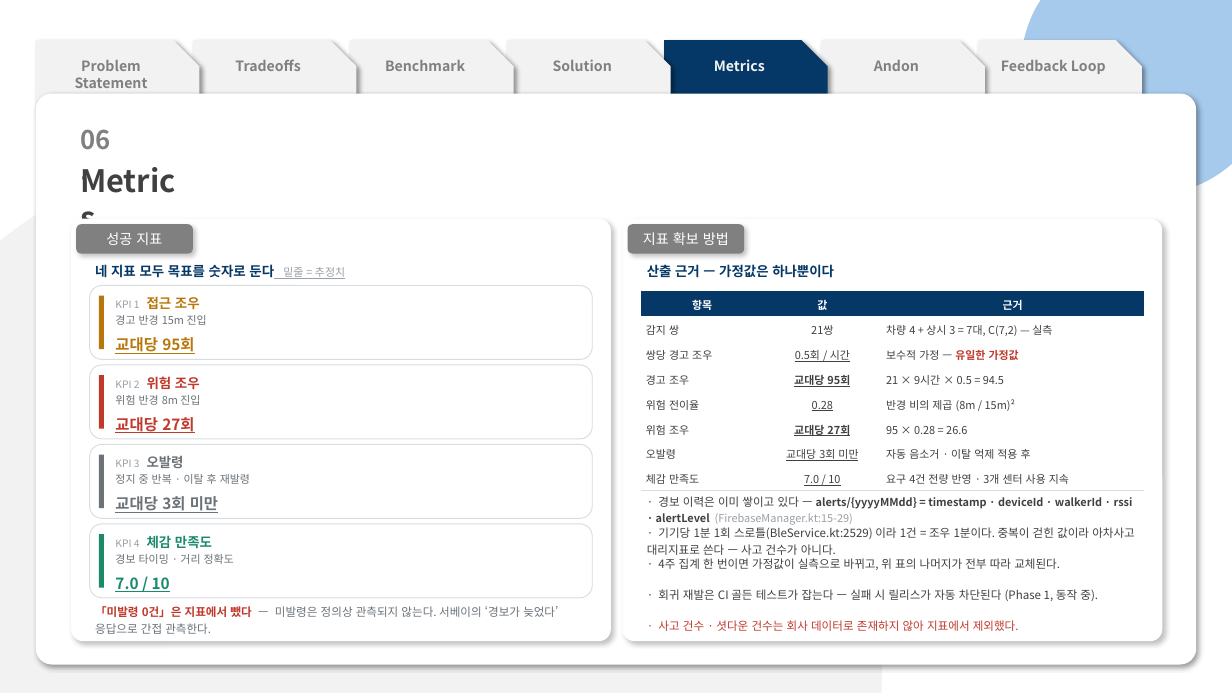
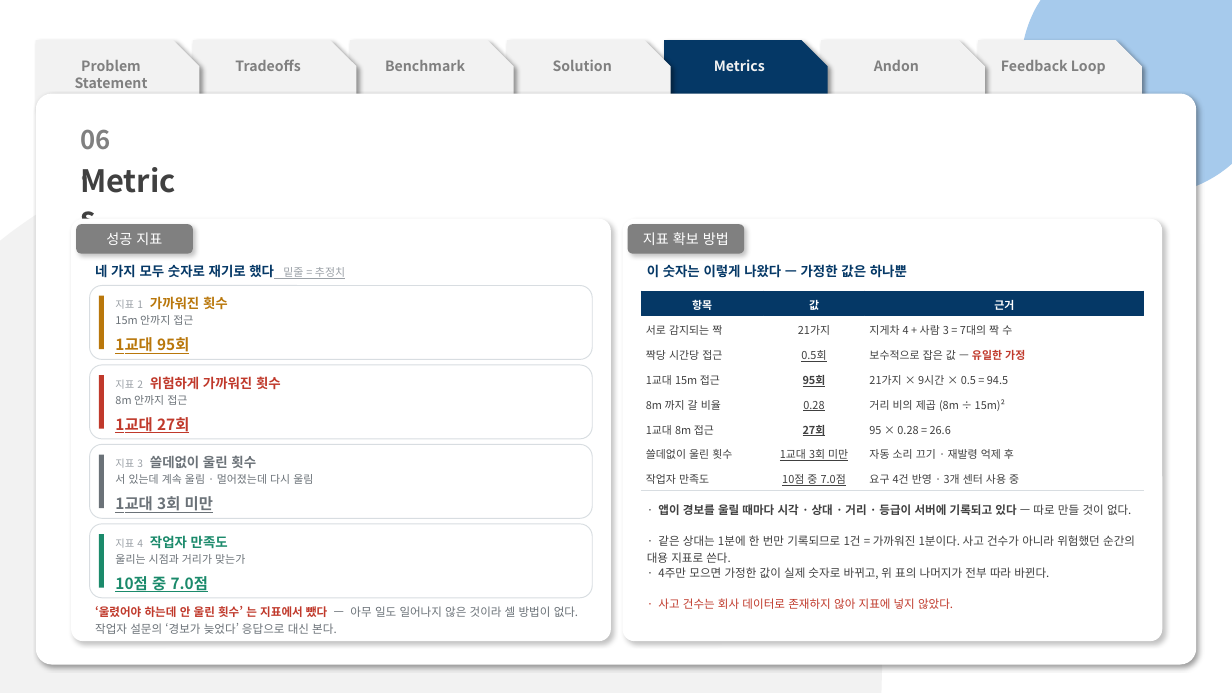
Before and after one commit to pslymzero-cyber/SafeAlert, a slide deck: slide 12 of docs/presentation/contest/SafeAlert_CouSolve_Contest.pptx. Drawn at 1232x693 pixels with LibreOffice and Linux fonts; fonts in the diff are those of the drawing. Boxes give left, top, right and bottom in pixels: in the first picture for what was removed or moved away, otherwise in the second. Text is boxed around its words. In the diff, an @@ line names an element or a change of style, - is before the commit and + after.

```diff
--- a/docs/presentation/contest/SafeAlert_CouSolve_Contest.pptx
+++ b/docs/presentation/contest/SafeAlert_CouSolve_Contest.pptx
@@ text at (x1=95, y1=264, x2=345, y2=279): text changed @@
-네 지표 모두 목표를 숫자로 둔다 밑줄 = 추정치
+네 가지 모두 숫자로 재기로 했다 밑줄 = 추정치
@@ text at (x1=647, y1=264, x2=907, y2=278): text changed @@
-산출 근거 — 가정값은 하나뿐이다
+이 숫자는 이렇게 나왔다 — 가정한 값은 하나뿐
@@ text at (x1=115, y1=296, x2=228, y2=310): text changed; size 8 to 10.5 pt; text colour #9AA0A6 to #B9770B; bold on @@
-KPI 1 접근 조우
+지표 1 가까워진 횟수
@@ table at (x1=641, y1=291, x2=1144, y2=491) @@
-row 2: 감지 쌍 | 21쌍 | 차량 4 + 상시 3 = 7대, C(7,2) — 실측
+row 2: 서로 감지되는 짝 | 21가지 | 지게차 4 + 사람 3 = 7대의 짝 수
-row 3: 쌍당 경고 조우 | 0.5회 / 시간 | 보수적 가정 — 유일한 가정값
+row 3: 짝당 시간당 접근 | 0.5회 | 보수적으로 잡은 값 — 유일한 가정
-row 4: 경고 조우 | 교대당 95회 | 21 × 9시간 × 0.5 = 94.5
+row 4: 1교대 15m 접근 | 95회 | 21가지 × 9시간 × 0.5 = 94.5
-row 5, column 1: 위험 전이율
+row 5, column 1: 8m 까지 갈 비율
-row 5, column 3: 반경 비의 제곱 (8m / 15m)²
+row 5, column 3: 거리 비의 제곱 (8m ÷ 15m)²
-row 6, column 1: 위험 조우
+row 6, column 1: 1교대 8m 접근
-row 6, column 2: 교대당 27회
+row 6, column 2: 27회
-row 7: 오발령 | 교대당 3회 미만 | 자동 음소거 · 이탈 억제 적용 후
+row 7: 쓸데없이 울린 횟수 | 1교대 3회 미만 | 자동 소리 끄기 · 재발령 억제 후
-row 8: 체감 만족도 | 7.0 / 10 | 요구 4건 전량 반영 · 3개 센터 사용 지속
+row 8: 작업자 만족도 | 10점 중 7.0점 | 요구 4건 반영 · 3개 센터 사용 중
@@ text at (x1=115, y1=315, x2=193, y2=325): text changed @@
-경고 반경 15m 진입
+15m 안까지 접근
@@ text at (x1=115, y1=337, x2=189, y2=354): text changed @@
-교대당 95회
+1교대 95회
@@ text at (x1=115, y1=376, x2=281, y2=390): text changed; size 8 to 10.5 pt; text colour #9AA0A6 to #C0392B; bold on @@
-KPI 2 위험 조우
+지표 2 위험하게 가까워진 횟수
@@ text at (x1=115, y1=417, x2=189, y2=433): text changed @@
-교대당 27회
+1교대 27회
@@ text at (x1=115, y1=395, x2=187, y2=405): text changed @@
-위험 반경 8m 진입
+8m 안까지 접근
@@ text at (x1=115, y1=455, x2=256, y2=468): text changed; size 8 to 10.5 pt; text colour #9AA0A6 to #6B7278; bold on @@
-KPI 3 오발령
+지표 3 쓸데없이 울린 횟수
@@ text at (x1=115, y1=474, x2=313, y2=484): text changed @@
-정지 중 반복 · 이탈 후 재발령
+서 있는데 계속 울림 · 멀어졌는데 다시 울림
@@ text at (x1=115, y1=496, x2=213, y2=513): text changed @@
-교대당 3회 미만
+1교대 3회 미만
@@ text at (x1=658, y1=504, x2=1131, y2=515): text changed; size 8.5 to 9 pt @@
-· 경보 이력은 이미 쌓이고 있다 — alerts/{yyyyMMdd} = timestamp · deviceId · walkerId · rssi · alertLevel (FirebaseManager.kt:15-29)
+· 앱이 경보를 울릴 때마다 시각 · 상대 · 거리 · 등급이 서버에 기록되고 있다 — 따로 만들 것이 없다.
@@ text at (x1=115, y1=535, x2=228, y2=549): text changed @@
-KPI 4 체감 만족도
+지표 4 작업자 만족도
@@ text at (x1=647, y1=535, x2=1135, y2=563): text changed @@
-· 기기당 1분 1회 스로틀(BleService.kt:2529) 이라 1건 = 조우 1분이다. 중복이 걷힌 값이라 아차사고 대리지표로 쓴다 — 사고 건수가 아니다.
+· 같은 상대는 1분에 한 번만 기록되므로 1건 = 가까워진 1분이다. 사고 건수가 아니라 위험했던 순간의 대용 지표로 쓴다.
@@ text at (x1=115, y1=554, x2=245, y2=564): text changed @@
-경보 타이밍 · 거리 정확도
+울리는 시점과 거리가 맞는가
@@ text at (x1=658, y1=567, x2=1049, y2=579): text changed @@
-· 4주 집계 한 번이면 가정값이 실측으로 바뀌고, 위 표의 나머지가 전부 따라 교체된다.
+· 4주만 모으면 가정한 값이 실제 숫자로 바뀌고, 위 표의 나머지가 전부 따라 바뀐다.
@@ text at (x1=115, y1=573, x2=208, y2=593): text changed @@
-7.0 / 10
+10점 중 7.0점
@@ text at (x1=658, y1=598, x2=953, y2=609): text changed @@
-· 사고 건수 · 셧다운 건수는 회사 데이터로 존재하지 않아 지표에서 제외했다.
+· 사고 건수는 회사 데이터로 존재하지 않아 지표에 넣지 않았다.
@@ text removed at (x1=658, y1=589, x2=1098, y2=601) @@
-· 회귀 재발은 CI 골든 테스트가 잡는다 — 실패 시 릴리스가 자동 차단된다 (Phase 1, 동작 중).
@@ text at (x1=95, y1=606, x2=578, y2=634): text changed @@
-「미발령 0건」은 지표에서 뺐다 — 미발령은 정의상 관측되지 않는다. 서베이의 ‘경보가 늦었다’ 응답으로 간접 관측한다.
+‘울렸어야 하는데 안 울린 횟수’ 는 지표에서 뺐다 — 아무 일도 일어나지 않은 것이라 셀 방법이 없다. 작업자 설문의 ‘경보가 늦었다’ 응답으로 대신 본다.
```
Also in this commit, not shown: 13 other slides changed, 2 other files.
